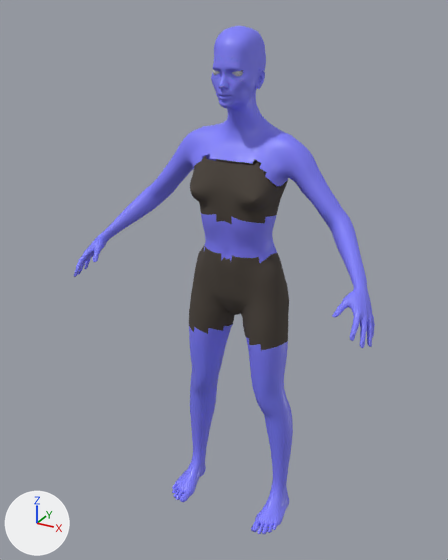
What one commit did to the glTF model characters_art/players/masters/player_archer.glb.
Before and after are seen from a camera (50 mm lens) standing at (0.831, -1.647, 1.65) and looking at (-0.027, -0.087, 0.87). Lighting does not change. The marker at lower left points along +X, +Y and +Z. The first picture is the older version.

The scene before the commit, as lines of its bpy script (objects in view):
```python
ob_player_archer_body = bpy.data.objects.new('player_archer_body', me_player_archer_body)
ob_player_archer_body.location = (0.0, 0.0, 0.0)
```
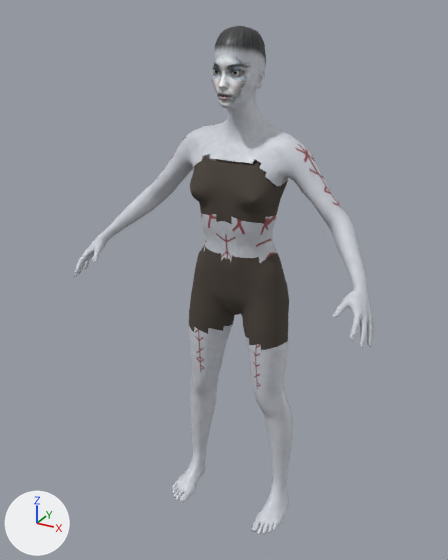
What differs and where, as boxes [x1, y1, x2, y2] in the pictures (448 x 560 px):
'player_archer_body', surface changed (blue to grey)
    both: [74, 26, 375, 534]

Edits to the bpy script that builds the scene:
```text
Change img_image_3:
    img_image_3: load_image('Image_3', '_unpacked/Image_3', 2048, 2048, 'sRGB') -> load_image('Image_3', '_unpacked/Image_3', 2048, 2048, 'Non-Color')
Change mat_skin_ayla:
    where n2 = _N.new('ShaderNodeTexImage'); n2.name = 'Image Texture'
    n2.image: img_image_3 -> img_image_4
    where n7 = _N.new('ShaderNodeTexImage'); n7.name = 'Image Texture.002'
    n7.image: img_skin_normal -> img_image_3
```
